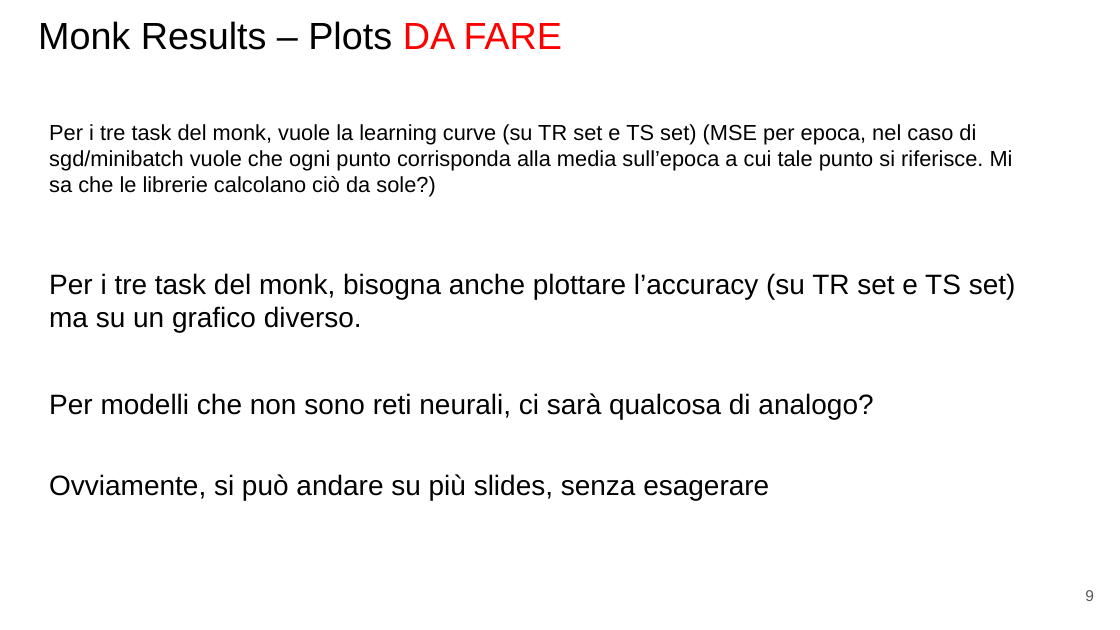
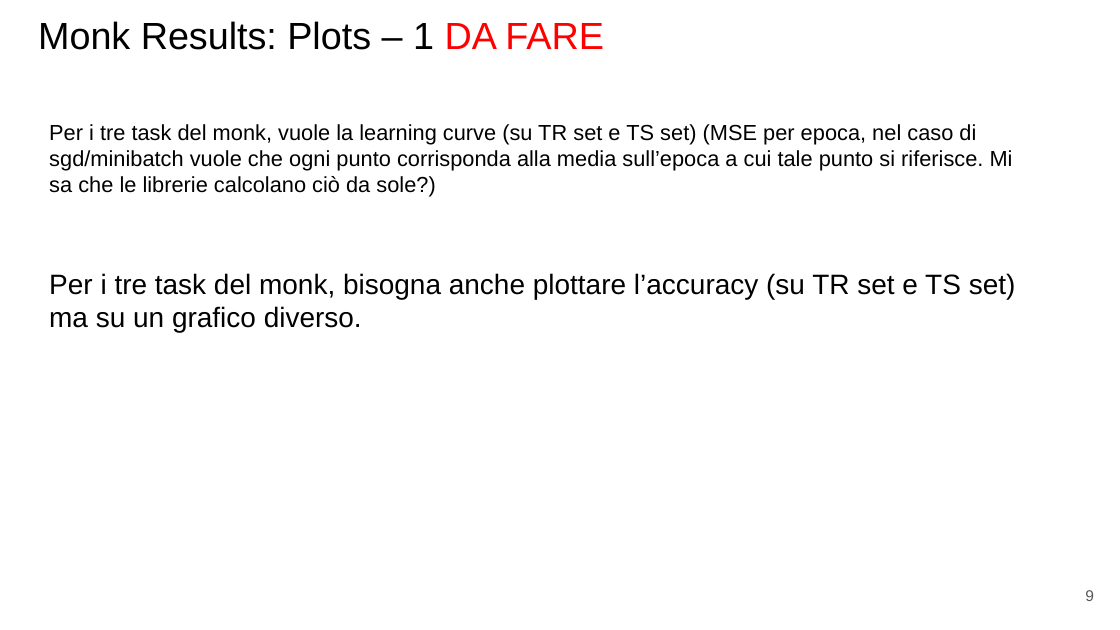
Before and after one commit to paolo-junior-mollica/machine-learning-project, a slide deck: slide 9 of relazione/ML-2023-PRJ-Slides-Demo.pptx. Drawn at 1120x630 pixels with LibreOffice and Linux fonts; fonts in the diff are those of the drawing. Boxes give left, top, right and bottom in pixels: in the first picture for what was removed or moved away, otherwise in the second. Text is boxed around its words. In the diff, an @@ line names an element or a change of style, - is before the commit and + after.

Commit message:
Updated report slideshow

```diff
--- a/relazione/ML-2023-PRJ-Slides-Demo.pptx
+++ b/relazione/ML-2023-PRJ-Slides-Demo.pptx
@@ title at (x1=38, y1=21, x2=603, y2=50): text changed @@
-Monk Results – Plots DA FARE
+Monk Results: Plots – 1 DA FARE
@@ text removed at (x1=49, y1=393, x2=873, y2=419) @@
-Per modelli che non sono reti neurali, ci sarà qualcosa di analogo?
@@ text removed at (x1=49, y1=474, x2=769, y2=500) @@
-Ovviamente, si può andare su più slides, senza esagerare
```
Also in this commit, not shown: 7 other slides changed, 5 slides added, 1 slide removed.
